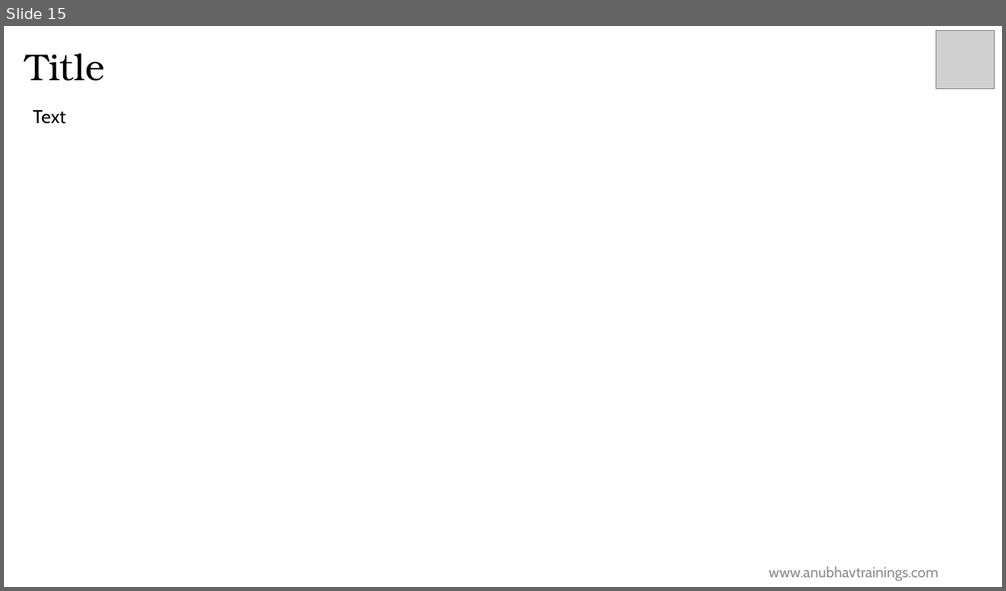
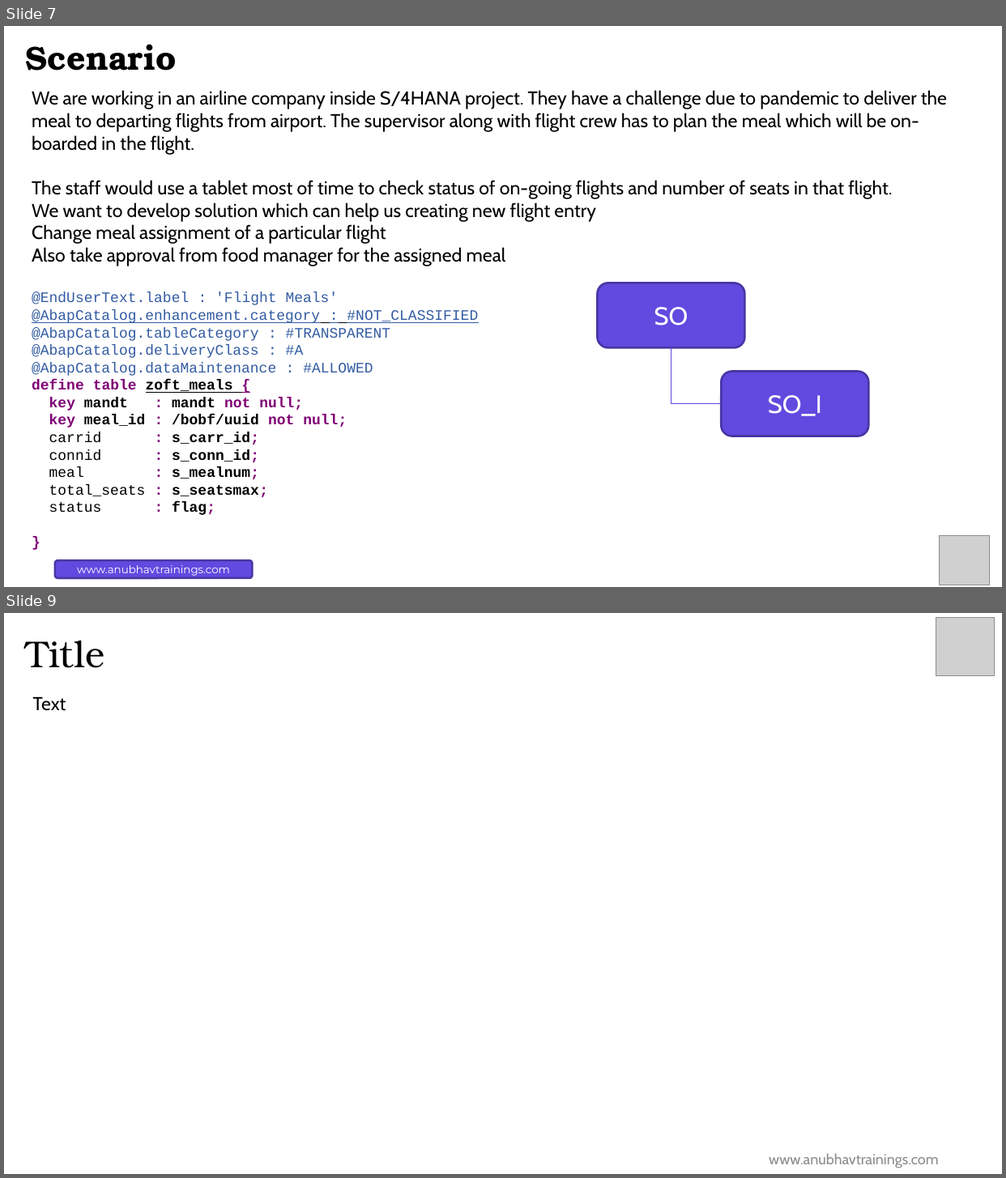
Before and after one commit to soyuztechnologies/HPC_AOH_SAC, a slide deck: Day 6/Day 6.pptx. Shown one above the other, each under a label of ours: slide 15 before the commit, slides 7 and 9 after it; the slides between them are not shown. The pictures are 1006x591 and 1006x1178 pixels, drawn with LibreOffice and Linux fonts; fonts in the diff are those of the drawing; grey boxes stand for pictures; background and template pictures are left out. Boxes give left, top, right and bottom in pixels: in the first picture for what was removed or moved away, otherwise in the second. Text is boxed around its words. In the diff, an @@ line names an element or a change of style, - is before the commit and + after.

```diff
--- a/Day 6/Day 6.pptx
+++ b/Day 6/Day 6.pptx
@@ slide 7 added at bbox=[4, 26, 1002, 587], background #FFFFFF @@
@@ title added at bbox=[25, 44, 176, 71], 32 pt, text #000000, bold @@
+Scenario
@@ text added at bbox=[32, 90, 947, 515], 18 pt, text #000000 @@
+We are working in an airline company inside S/4HANA project. They have a challenge due to pandemic to deliver the meal to departing flights from airport. The supervisor along with flight crew has to plan the meal which will be on-boarded in the flight.
+The staff would use a tablet most of time to check status of on-going flights and number of seats in that flight.
+We want to develop solution which can help us creating new flight entry
+Change meal assignment of a particular flight
+Also take approval from food manager for the assigned meal
+@EndUserText.label : 'Flight Meals'
+@AbapCatalog.enhancement.category : #NOT_CLASSIFIED
+@AbapCatalog.tableCategory : #TRANSPARENT
+@AbapCatalog.deliveryClass : #A
+@AbapCatalog.dataMaintenance : #ALLOWED
+define table zoft_meals {
+key mandt : mandt not null;
+key meal_id : /bobf/uuid not null;
+carrid : s_carr_id;
+connid : s_conn_id;
+meal : s_mealnum;
+total_seats : s_seatsmax;
+status : flag;
+}
@@ rounded rectangle added at bbox=[597, 284, 744, 348], fill #6249DF, outline #4936A5 2 pt, 24 pt, text #FFFFFF @@
+SO
@@ elbow line added from (671, 348) to (721, 404), #5D44DE 0.75 pt @@
@@ rounded rectangle added at bbox=[721, 372, 868, 437], fill #6249DF, outline #4936A5 2 pt, 24 pt, text #FFFFFF @@
+SO_I
@@ picture added at bbox=[939, 536, 989, 586] @@
@@ rounded rectangle added at bbox=[55, 561, 253, 578], fill #6249DF, outline #4936A5 2 pt, 10.5 pt, text #FFFFFF @@
+www.anubhavtrainings.com
@@ what was slide 15 is now slide 9 @@
```
Also in this commit, not shown: 1 slide changed, 6 other slides added, 13 slides removed, 12 other files.
